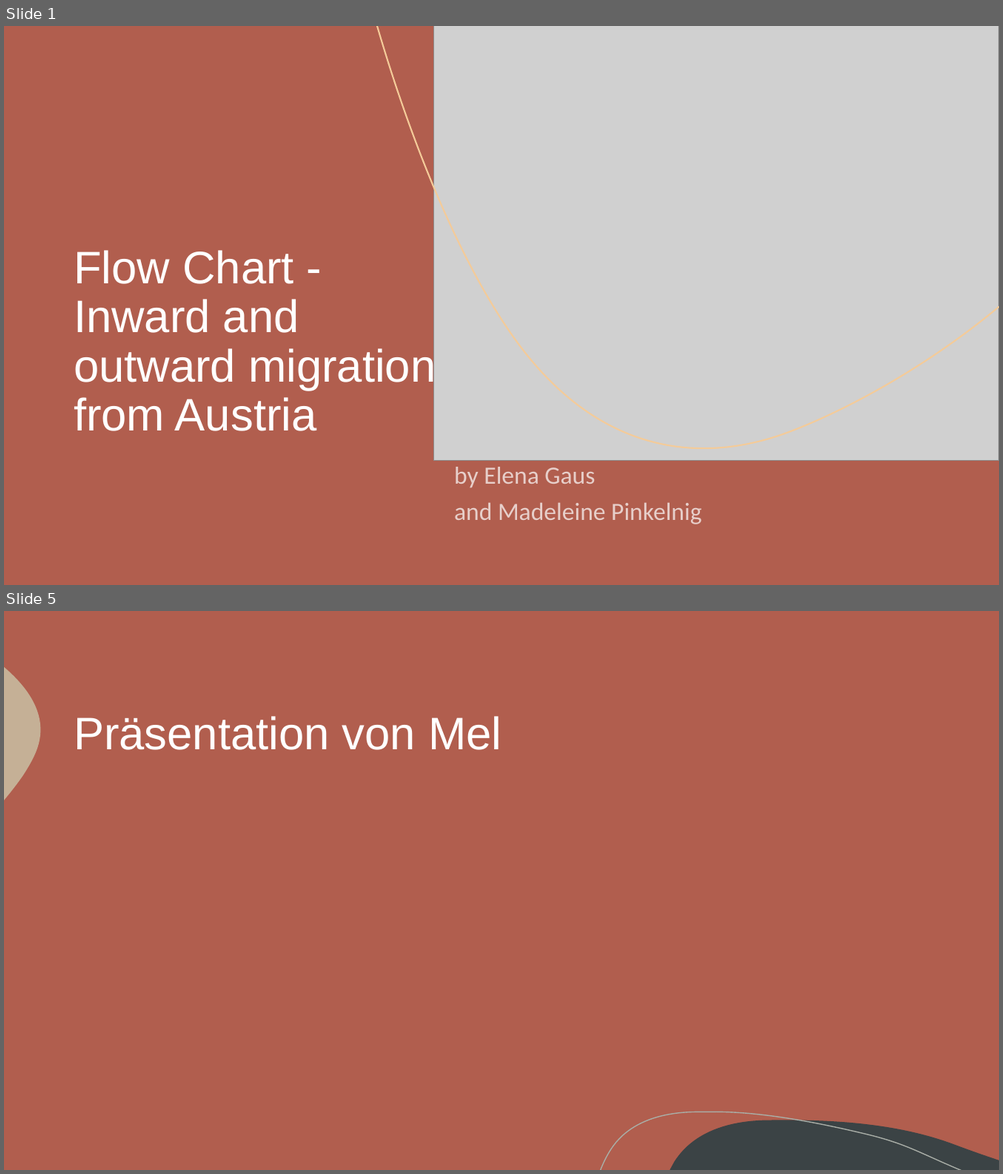
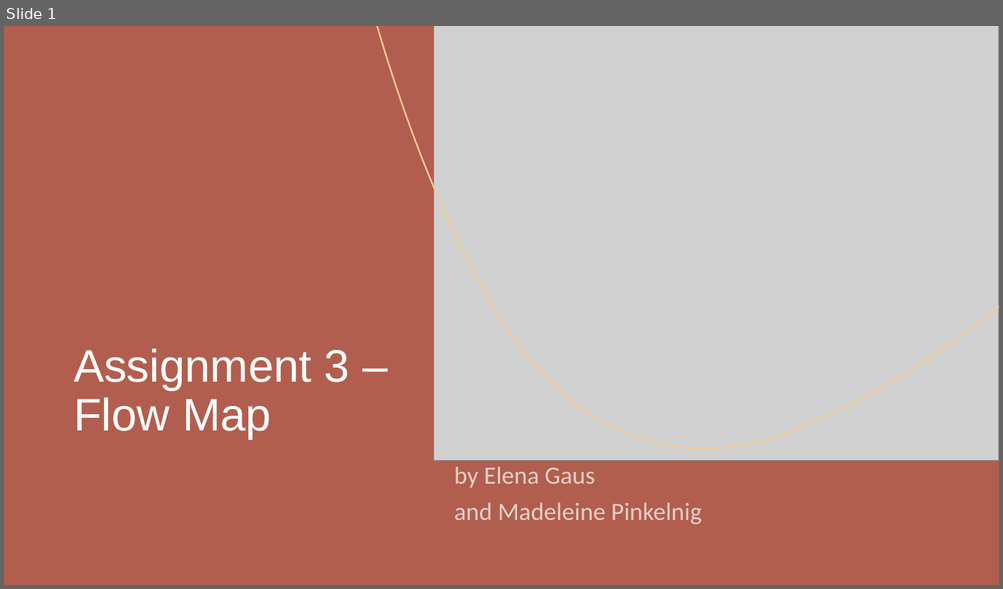
Before and after one commit to MadeByMel/geovisualisation, a slide deck: project_presentation.pptx. Shown one above the other, each under a label of ours: slides 1 and 5 before the commit, slide 1 after it; the slides between them are not shown. The pictures are 1003x1174 and 1003x589 pixels, drawn with LibreOffice and Linux fonts; fonts in the diff are those of the drawing; grey boxes stand for pictures. Boxes give left, top, right and bottom in pixels: in the first picture for what was removed or moved away, otherwise in the second. Text is boxed around its words. In the diff, an @@ line names an element or a change of style, - is before the commit and + after.

```diff
--- a/project_presentation.pptx
+++ b/project_presentation.pptx
@@ slide 5 removed at bbox=[4, 611, 999, 1170], background #B15E4E; not listed: 3 template elements that a slide beside it also shows @@
@@ title removed at bbox=[74, 716, 501, 750] @@
-Präsentation von Mel
@@ slide 1 changed as well @@
@@ title at bbox=[74, 349, 350, 440]: text changed @@
-Flow Chart - Inward and outward migration from Austria
+Assignment 3 – Flow Map
```
Also in this commit, not shown: 6 slides added, 5 other slides removed.
